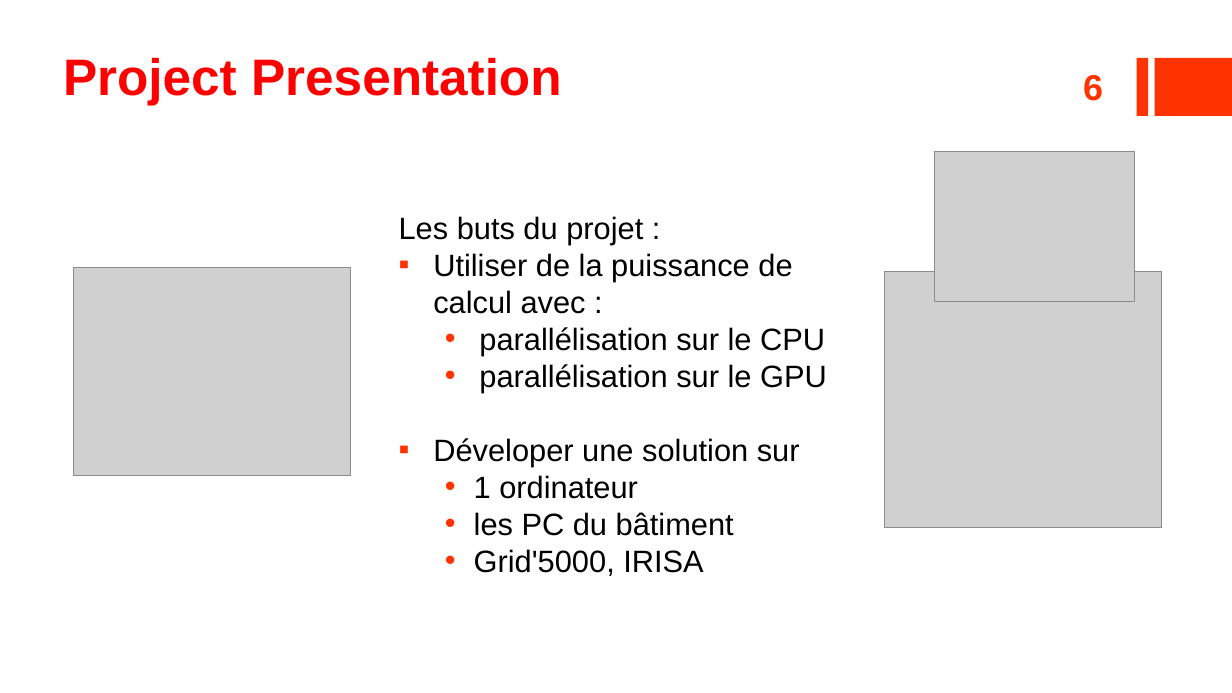
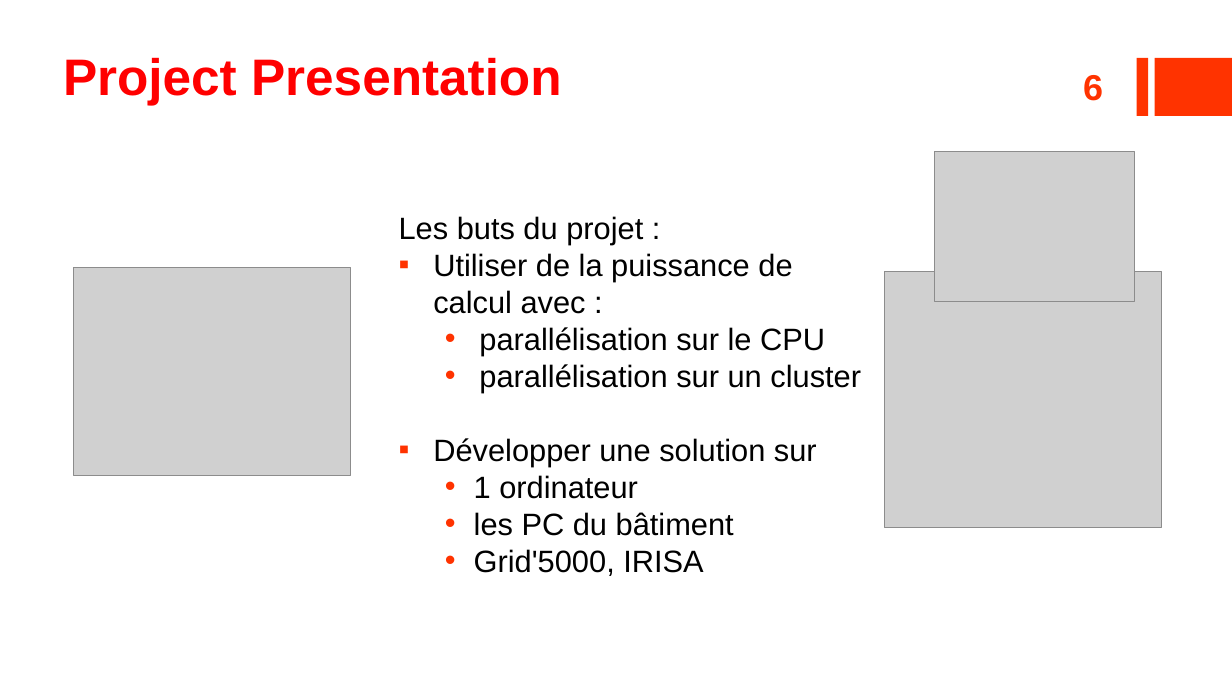
Before and after one commit to ildyria/Arimaa, a slide deck: slide 6 of Docs/Reports/OpenGates Presentation.pptx. Drawn at 1232x693 pixels with LibreOffice and Linux fonts; fonts in the diff are those of the drawing; grey boxes stand for pictures. Boxes give left, top, right and bottom in pixels: in the first picture for what was removed or moved away, otherwise in the second. Text is boxed around its words. In the diff, an @@ line names an element or a change of style, - is before the commit and + after.

```diff
--- a/Docs/Reports/OpenGates Presentation.pptx
+++ b/Docs/Reports/OpenGates Presentation.pptx
@@ text at bbox=[433, 364, 861, 466]: text changed @@
-  • parallélisation sur le GPU
-▪ Déveloper une solution sur
+  • parallélisation sur un cluster
+▪ Développer une solution sur
```
Also in this commit, not shown: 8 other slides changed, 2 slides added, 14 slides removed, 4 other files.
